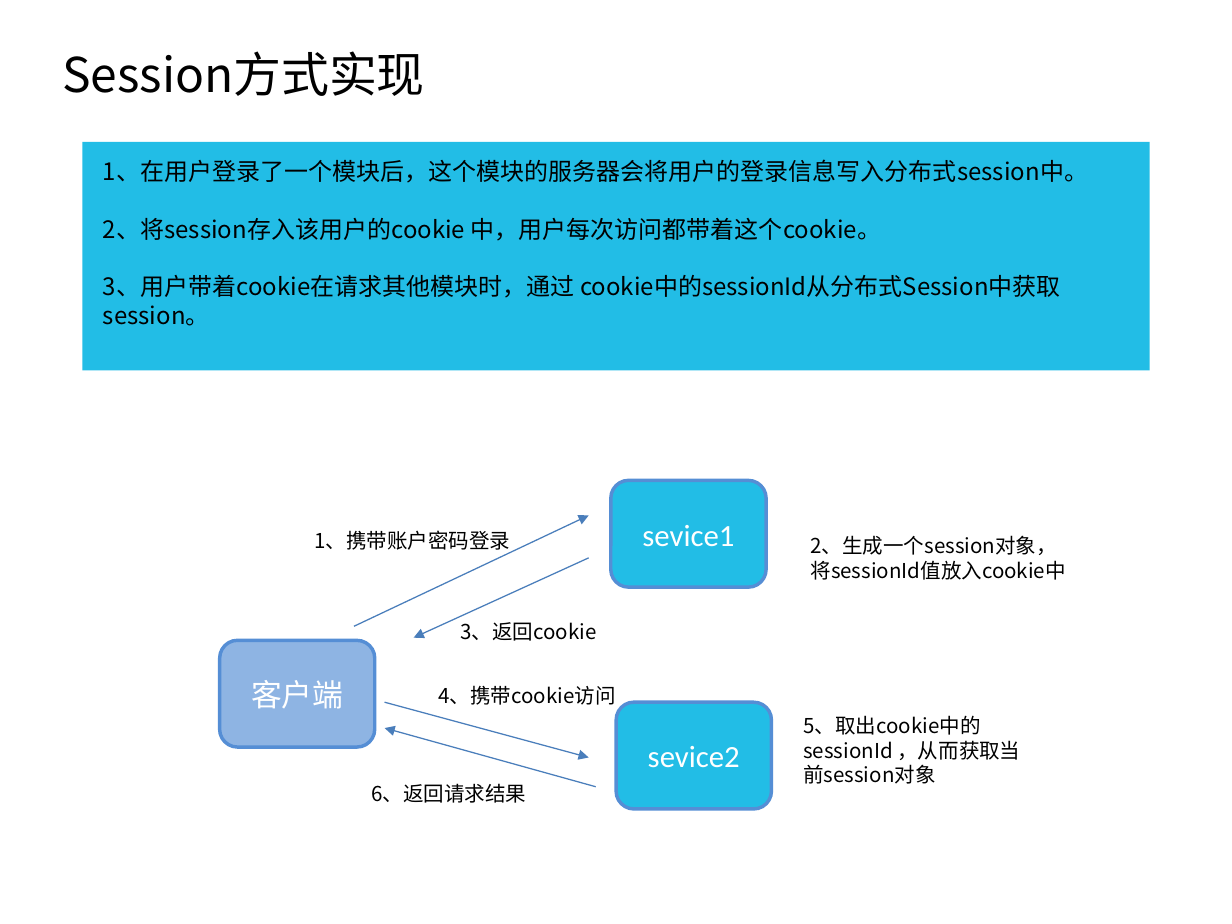
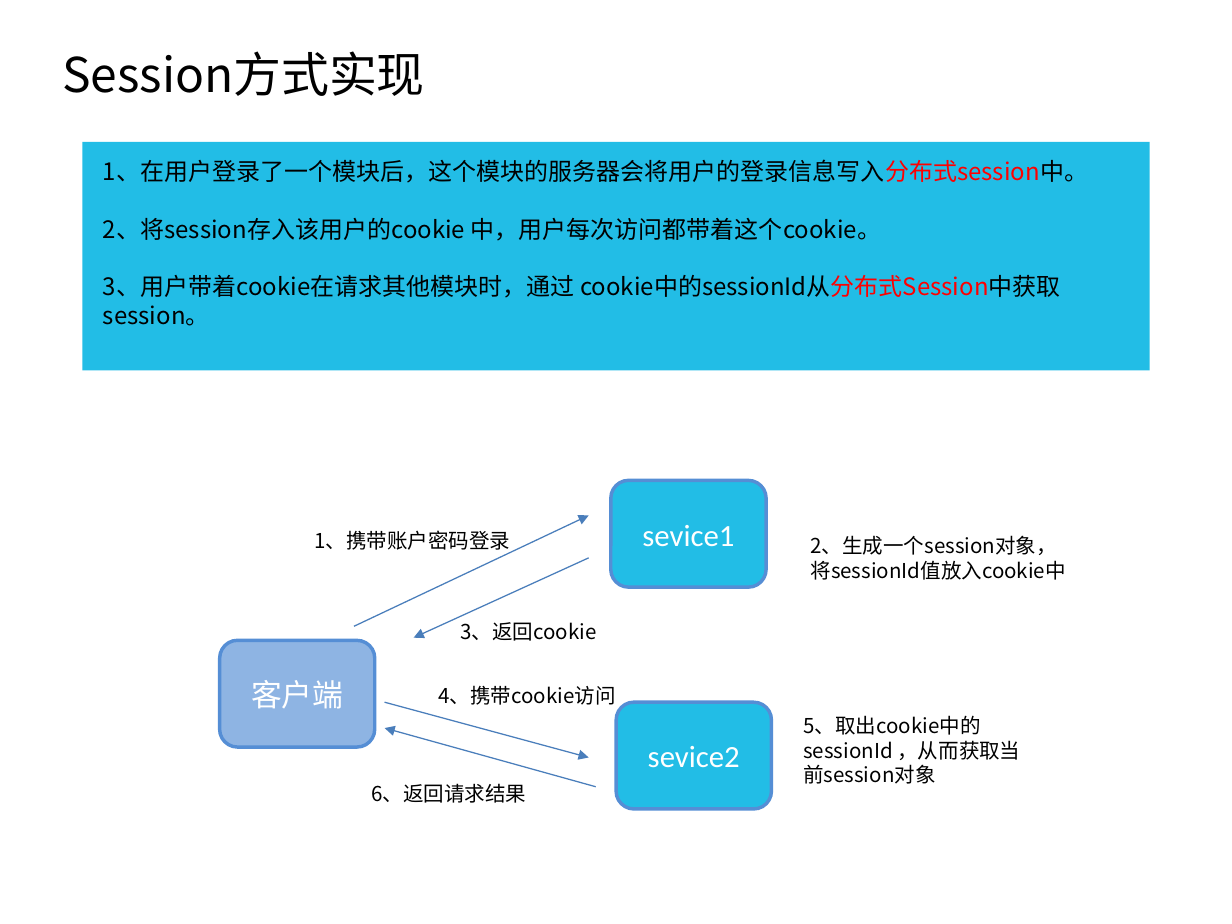
Before and after one commit to shenshanshi/sso, a slide deck: slide 7 of sso.ppt. Drawn at 1232x924 pixels with LibreOffice and Linux fonts; fonts in the diff are those of the drawing. Boxes give left, top, right and bottom in pixels: in the first picture for what was removed or moved away, otherwise in the second. Text is boxed around its words. In the diff, an @@ line names an element or a change of style, - is before the commit and + after.

```diff
--- a/sso.ppt
+++ b/sso.ppt
@@ text at (103, 159, 1088, 326): text colour #000000 to #FF0000 in "1、在用户登录了一个模块后，这个模块的服务器会将用户的登录信息写入分布式session中。", "cookie中的sessionId从分布式Session中获取session。" @@
```
Also in this commit, not shown: 3 other slides changed.
